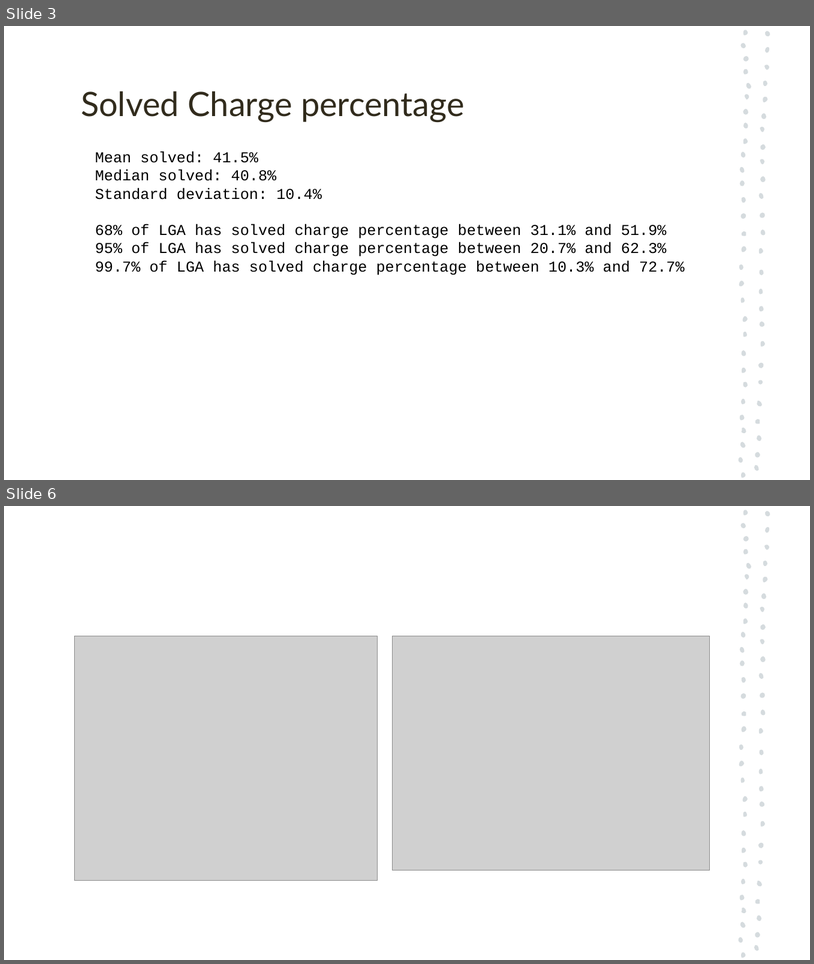
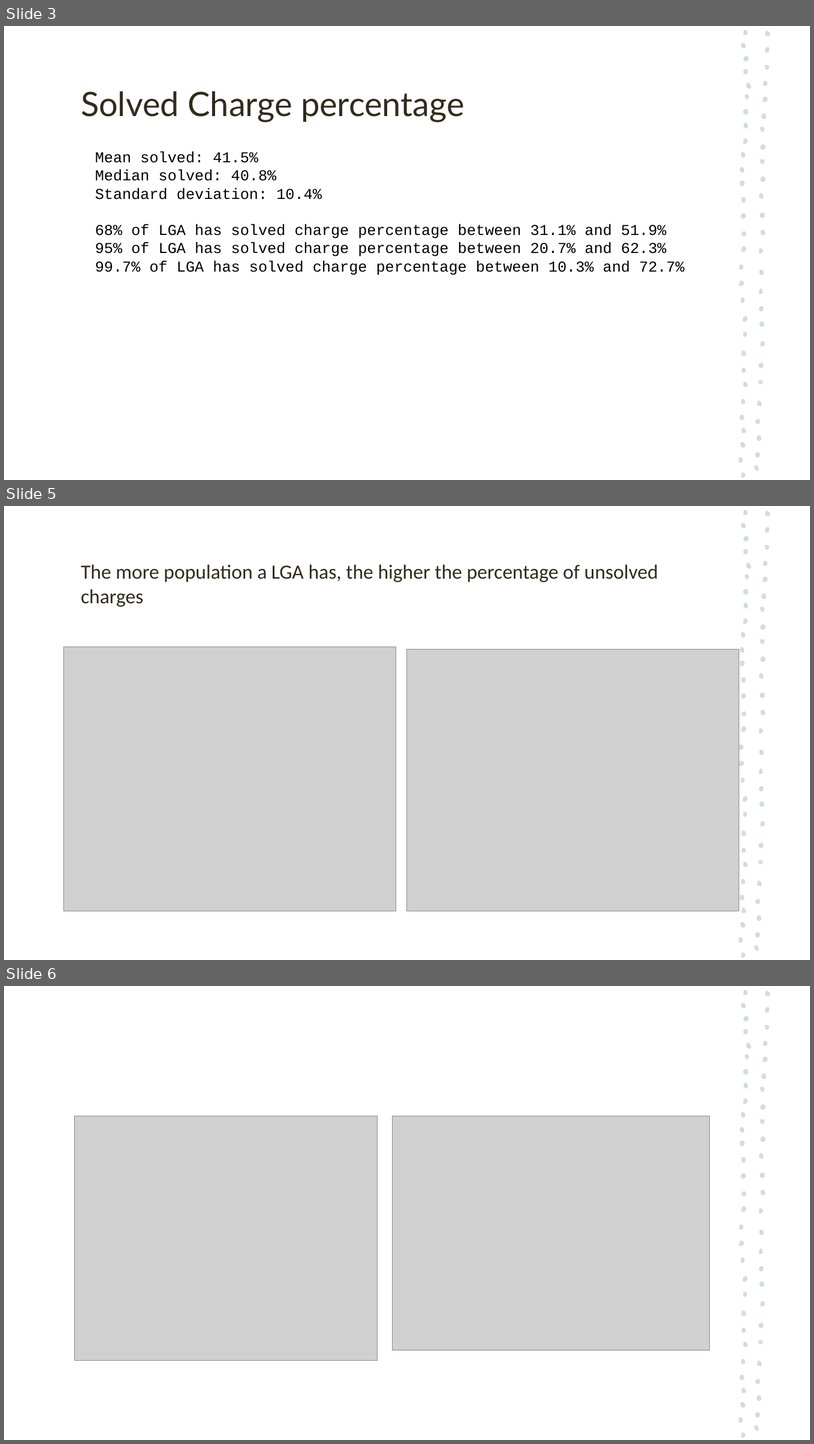
Before and after one commit to antoinetteboyle/Project-1, a slide deck: Crime_Victoria_PowerPoint_Presentation_temporary_Kelvin.pptx. Shown one above the other, each under a label of ours: slides 3 and 6 before the commit, slides 3, 5 and 6 after it; the slides between them are not shown. The pictures are 814x964 and 814x1444 pixels, drawn with LibreOffice and Linux fonts; fonts in the diff are those of the drawing; grey boxes stand for pictures. Boxes give left, top, right and bottom in pixels: in the first picture for what was removed or moved away, otherwise in the second. Text is boxed around its words. In the diff, an @@ line names an element or a change of style, - is before the commit and + after.

```diff
--- a/Crime_Victoria_PowerPoint_Presentation_temporary_Kelvin.pptx
+++ b/Crime_Victoria_PowerPoint_Presentation_temporary_Kelvin.pptx
@@ slide 5 added at (x1=4, y1=506, x2=810, y2=960), background #FFFFFF; not listed: 57 template elements that a slide beside it also shows @@
@@ title added at (x1=81, y1=564, x2=659, y2=607), 24 pt, text #312B1C @@
+The more population a LGA has, the higher the percentage of unsolved charges
@@ picture added at (x1=64, y1=647, x2=396, y2=911) @@
@@ picture added at (x1=408, y1=649, x2=740, y2=911) @@
```
Also in this commit, not shown: 1 other slide added, 2 slides removed, 2 other files.
